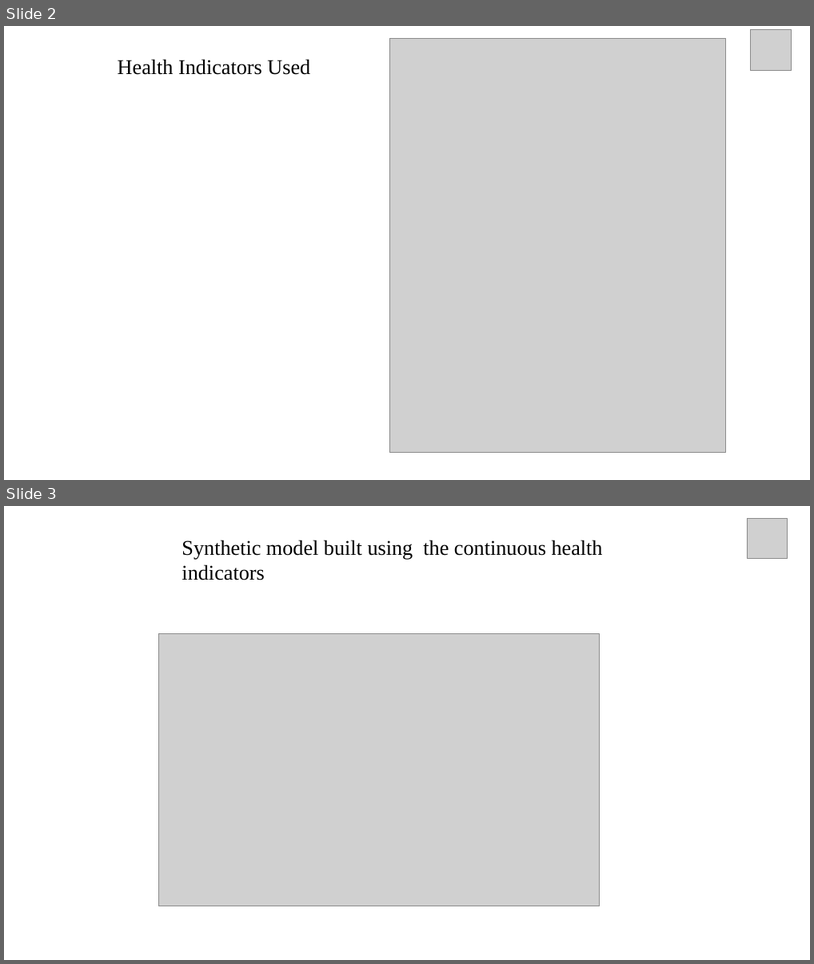
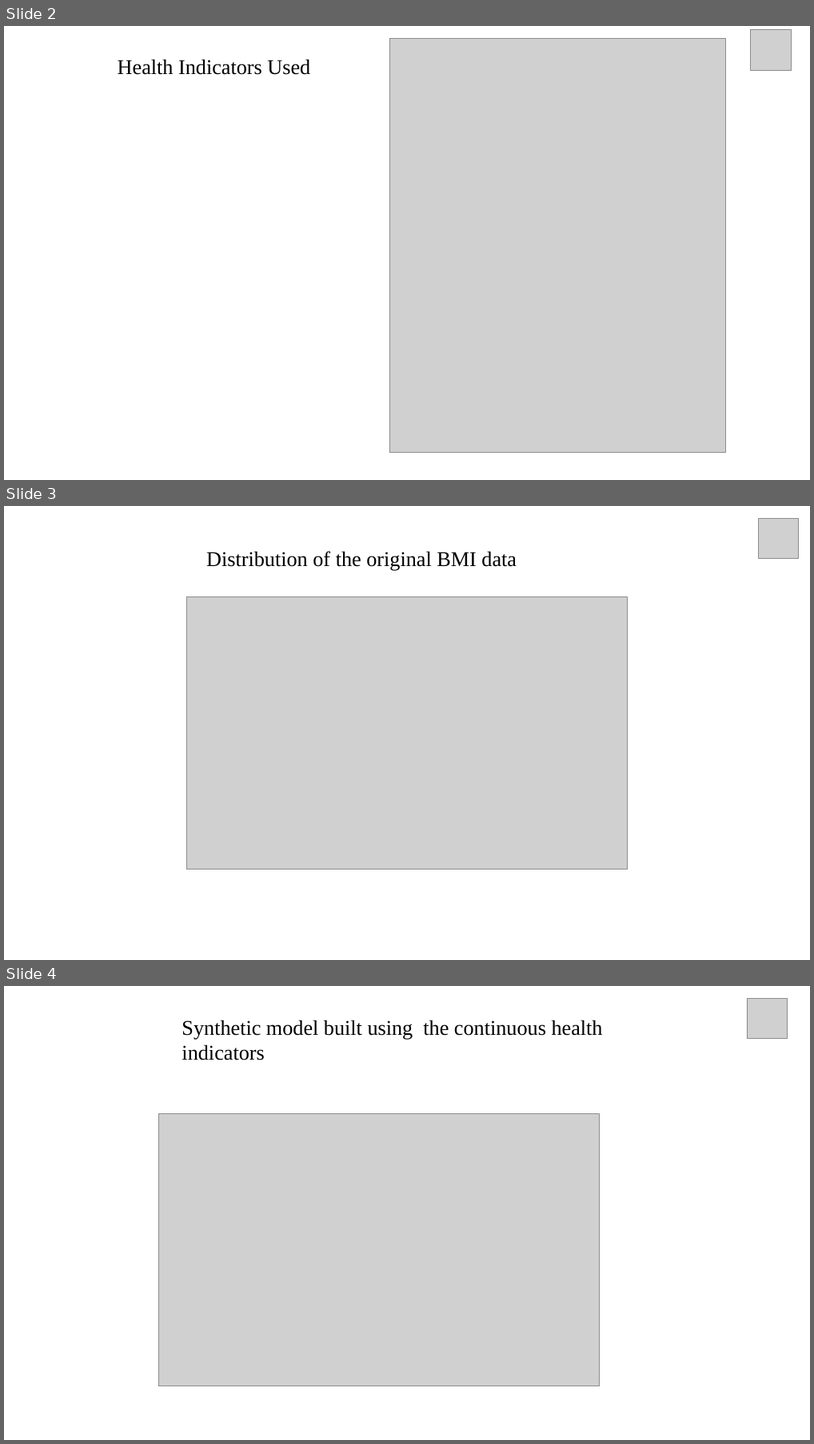
Before and after one commit to monika76five/Data-Confidentiality, a slide deck: Ray/Relationship between BMI and health indicators.pptx. Shown one above the other, each under a label of ours: slides 2 and 3 before the commit, slides 2, 3 and 4 after it. The pictures are 814x964 and 814x1444 pixels, drawn with LibreOffice and Linux fonts; fonts in the diff are those of the drawing; grey boxes stand for pictures. Boxes give left, top, right and bottom in pixels: in the first picture for what was removed or moved away, otherwise in the second. Text is boxed around its words. In the diff, an @@ line names an element or a change of style, - is before the commit and + after.

```diff
--- a/Ray/Relationship between BMI and health indicators.pptx
+++ b/Ray/Relationship between BMI and health indicators.pptx
@@ slide 3 added at (x1=4, y1=506, x2=810, y2=960), background #FFFFFF @@
@@ picture added at (x1=759, y1=518, x2=799, y2=559) @@
@@ text added at (x1=206, y1=551, x2=517, y2=571), 25 pt, text #000000 @@
+Distribution of the original BMI data
@@ picture added at (x1=186, y1=596, x2=628, y2=869) @@
@@ what was slide 3 is now slide 4 @@
```
Also in this commit, not shown: 3 other slides added.
